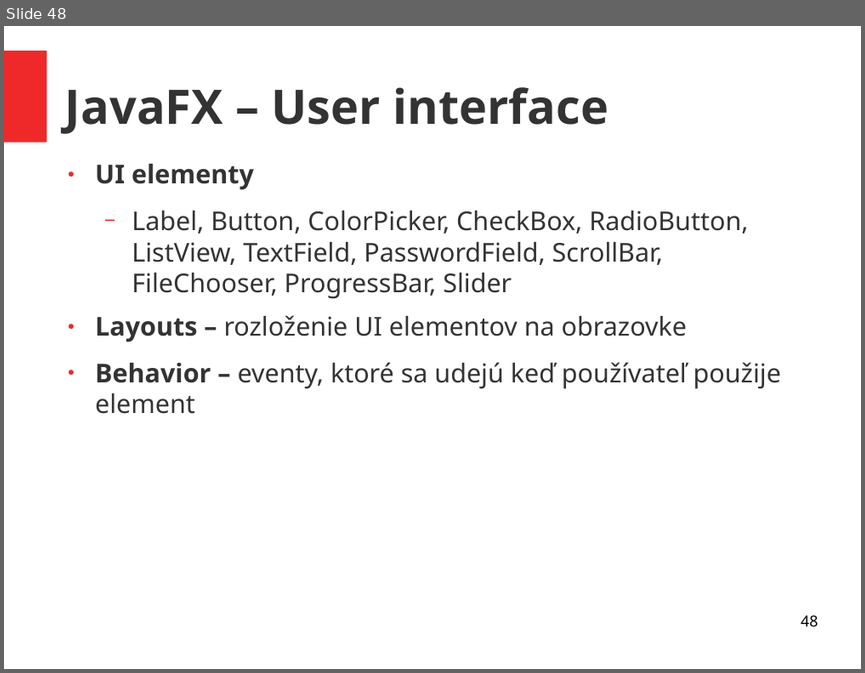
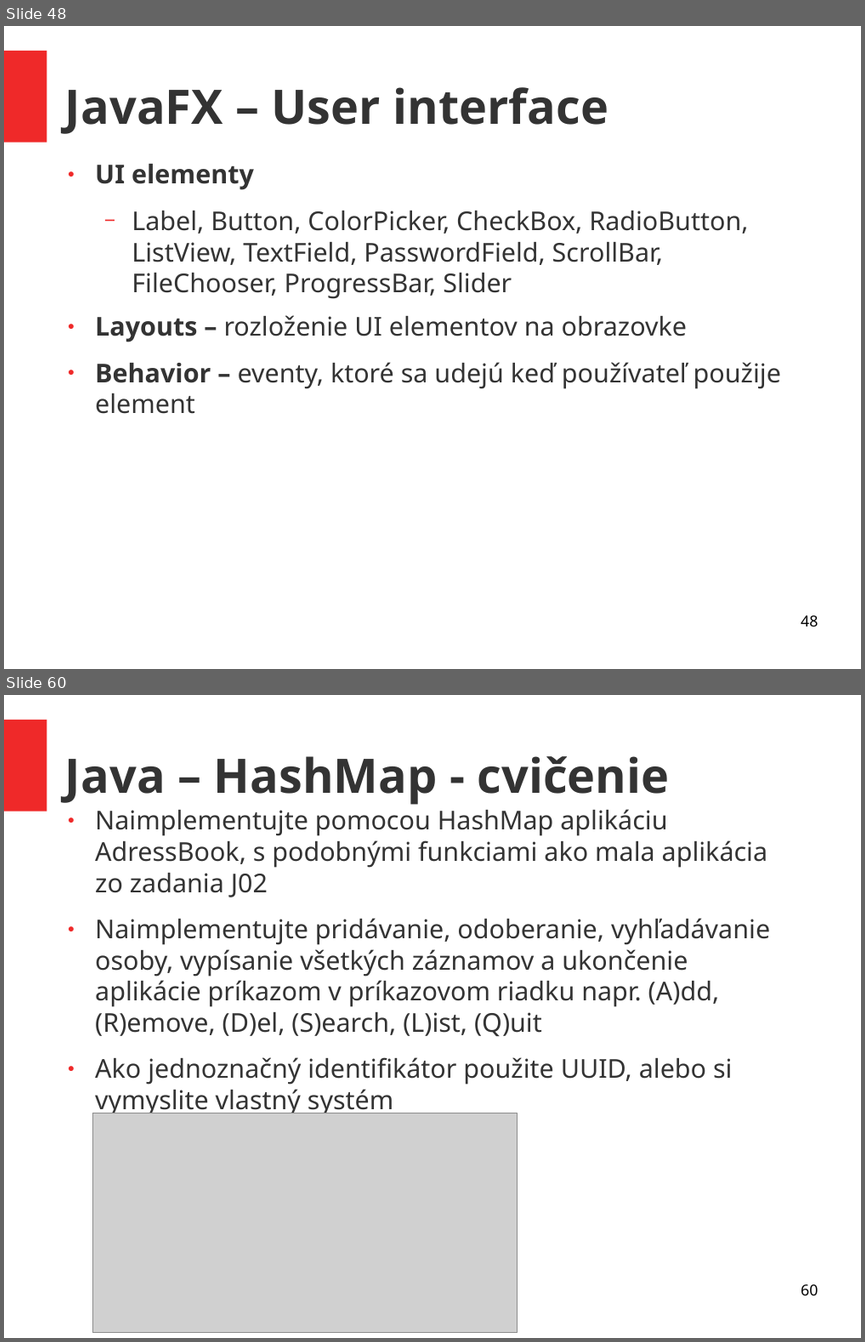
Before and after one commit to ukf-michalkohutek/prezentacia, a slide deck: seminar2.odp. Shown one above the other, each under a label of ours: slide 48 before the commit, slides 48 and 60 after it; the slides between them are not shown. The pictures are 865x673 and 865x1342 pixels, drawn with LibreOffice and Linux fonts; fonts in the diff are those of the drawing; grey boxes stand for pictures. Boxes give left, top, right and bottom in pixels: in the first picture for what was removed or moved away, otherwise in the second. Text is boxed around its words. In the diff, an @@ line names an element or a change of style, - is before the commit and + after.

```diff
--- a/seminar2.odp
+++ b/seminar2.odp
@@ slide 60 added at bbox=[4, 695, 861, 1338], background #FFFFFF; not listed: 1 template element that a slide beside it also shows @@
@@ title added at bbox=[65, 756, 670, 805], 44 pt, text #333333, bold @@
+Java – HashMap - cvičenie
@@ text added at bbox=[95, 809, 770, 1117], 24 pt, text #333333 @@
+● Naimplementujte pomocou HashMap aplikáciu AdressBook, s podobnými funkciami ako mala aplikácia zo zadania J02
+● Naimplementujte pridávanie, odoberanie, vyhľadávanie osoby, vypísanie všetkých záznamov a ukončenie aplikácie príkazom v príkazovom riadku napr. (A)dd, (R)emove, (D)el, (S)earch, (L)ist, (Q)uit
+● Ako jednoznačný identifikátor použite UUID, alebo si vymyslite vlastný systém
@@ picture added at bbox=[92, 1113, 517, 1333] @@
@@ page number added at bbox=[800, 1284, 817, 1296], 14 pt, text #000000 @@
+60
```
Also in this commit, not shown: 11 other slides added, 1 other file.
